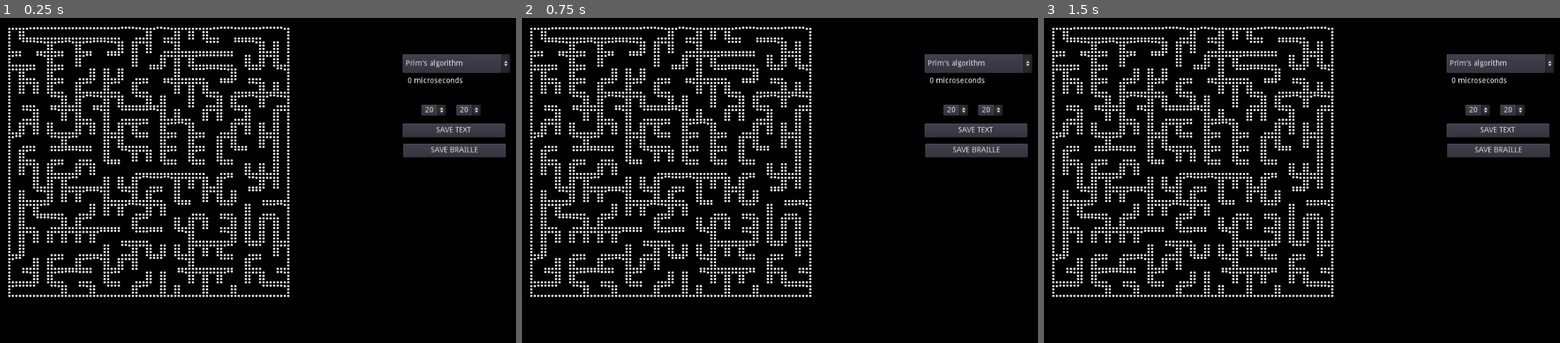
Above: before the commit, frames 1-3 (left to right).
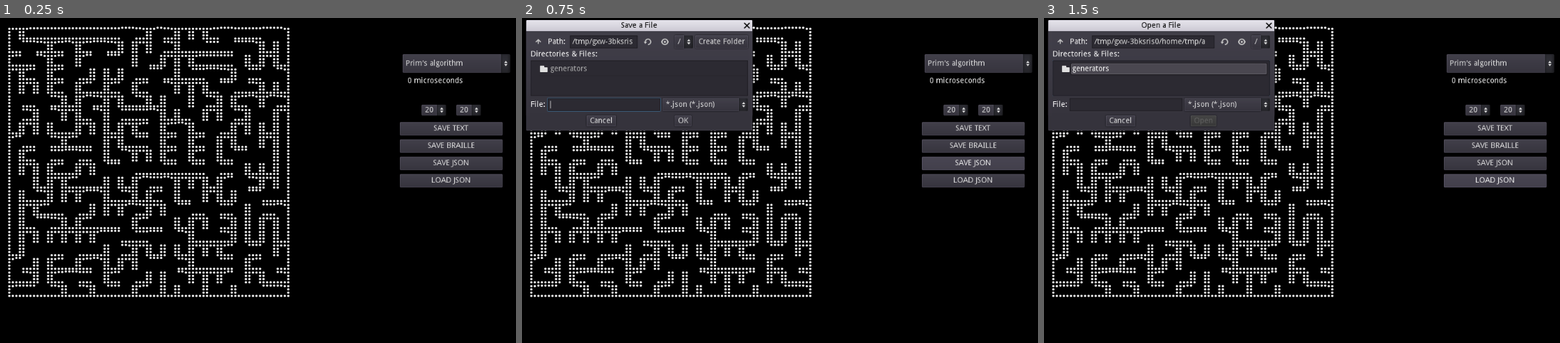
Above: after the commit, the same moments.

Repository: notnullgames/godot-maze
Game: Godot game, scene res://Demo.tscn
Same seed, same stepped clock (60 frames per second), same inputs: the game is played once before the commit and once after it.
Inputs (mouse positions are in pixels of both pictures, inside the frame that each line leads up to):
- Up to frame 1 (0.25 s): no input
- Up to frame 2 (0.75 s): click (970, 164) at 0.5 s, where only the run after the commit has a clickable "SAVE JSON"
- Up to frame 3 (1.5 s): click (1492, 180) at 1.25 s, where only the run after the commit has a clickable "LOAD JSON"

The runs differ from the first frame. In frame 1, 2.7% of the frame differs, in the area x 77-99%, y 32-53%; in frame 2, 17%; in frame 3, 17%, in the area x 0-99%, y 0-53%.

Commit message:
JSON save/load

Diff:
--- a/Demo.tscn
+++ b/Demo.tscn
@@ -59,6 +59,14 @@
 	$OptionButtonAlgo.select(algo_keys.find(selected_algo))
 	generate(selected_algo)
 
+func _on_OptionButtonWidth_item_selected(index):
+	width = index + size_start
+	generate(selected_algo)
+
+func _on_OptionButtonHeight_item_selected(index):
+	height = index + size_start
+	generate(selected_algo)
+
 func _on_OptionButtonAlgo_item_selected(index):
 	selected_algo = algo_keys[index]
 	generate(selected_algo)
@@ -77,19 +85,32 @@
 	file.close()
 	print(path, \" saved.\")
 
-func _on_OptionButtonWidth_item_selected(index):
-	width = index + size_start
-	generate(selected_algo)
-
-func _on_OptionButtonHeight_item_selected(index):
-	height = index + size_start
-	generate(selected_algo)
+func _on_FileDialogJson_file_selected(path):
+	var file = File.new()
+	file.open(path, File.WRITE)
+	file.store_string(to_json({\"maze\": maze.maze}))
+	file.close()
+	print(path, \" saved.\")
+
+func _on_FileDialogLoadJson_file_selected(path):
+	var file = File.new()
+	file.open(path, File.READ)
+	var dict = JSON.parse(file.get_as_text()).result
+	file.close()
+	maze.maze = dict.maze
 
 func _on_ButtonText_pressed():
 	$FileDialogText.popup()
 
 func _on_ButtonBraille_pressed():
 	$FileDialogBraille.popup()
+
+func _on_ButtonJson_pressed():
+	$FileDialogJson.popup()
+
+func _on_ButtonLoadJson_pressed():
+	$FileDialogLoadJson.popup()
+
 "
 
 [sub_resource type="DynamicFont" id=2]
@@ -141,10 +162,10 @@
 current_path = "/Users/konsumer/Documents/Godot/godot-maze/"
 
 [node name="ButtonBraille" type="Button" parent="."]
-margin_left = 741.565
-margin_top = 232.085
-margin_right = 930.565
-margin_bottom = 257.085
+margin_left = 736.0
+margin_top = 224.0
+margin_right = 925.0
+margin_bottom = 249.0
 text = "SAVE BRAILLE"
 __meta__ = {
 "_edit_use_anchors_": false
@@ -160,11 +181,51 @@
 current_path = "/Users/konsumer/Documents/Godot/godot-maze/"
 
 [node name="ButtonText" type="Button" parent="."]
-margin_left = 740.847
-margin_top = 195.492
-margin_right = 929.847
-margin_bottom = 220.492
+margin_left = 736.0
+margin_top = 192.0
+margin_right = 925.0
+margin_bottom = 217.0
 text = "SAVE TEXT"
+__meta__ = {
+"_edit_use_anchors_": false
+}
+
+[node name="FileDialogJson" type="FileDialog" parent="."]
+margin_right = 416.0
+margin_bottom = 184.0
+rect_min_size = Vector2( 400, 140 )
+access = 2
+filters = PoolStringArray( "*.json" )
+current_dir = "/Users/konsumer/Documents/Godot/godot-maze"
+current_path = "/Users/konsumer/Documents/Godot/godot-maze/"
+
+[node name="ButtonJson" type="Button" parent="."]
+margin_left = 736.0
+margin_top = 256.0
+margin_right = 925.0
+margin_bottom = 281.0
+text = "SAVE JSON"
+__meta__ = {
+"_edit_use_anchors_": false
+}
+
+[node name="FileDialogLoadJson" type="FileDialog" parent="."]
+margin_right = 416.0
+margin_bottom = 184.0
+rect_min_size = Vector2( 400, 140 )
+window_title = "Open a File"
+mode = 0
+access = 2
+filters = PoolStringArray( "*.json" )
+current_dir = "/Users/konsumer/Documents/Godot/godot-maze"
+current_path = "/Users/konsumer/Documents/Godot/godot-maze/"
+
+[node name="ButtonLoadJson" type="Button" parent="."]
+margin_left = 736.0
+margin_top = 288.0
+margin_right = 925.0
+margin_bottom = 313.0
+text = "LOAD JSON"
 __meta__ = {
 "_edit_use_anchors_": false
 }
@@ -191,5 +252,9 @@
 [connection signal="pressed" from="ButtonBraille" to="." method="_on_ButtonBraille_pressed"]
 [connection signal="file_selected" from="FileDialogText" to="." method="_on_FileDialogText_file_selected"]
 [connection signal="pressed" from="ButtonText" to="." method="_on_ButtonText_pressed"]
+[connection signal="file_selected" from="FileDialogJson" to="." method="_on_FileDialogJson_file_selected"]
+[connection signal="pressed" from="ButtonJson" to="." method="_on_ButtonJson_pressed"]
+[connection signal="file_selected" from="FileDialogLoadJson" to="." method="_on_FileDialogLoadJson_file_selected"]
+[connection signal="pressed" from="ButtonLoadJson" to="." method="_on_ButtonLoadJson_pressed"]
 [connection signal="item_selected" from="OptionButtonWidth" to="." method="_on_OptionButtonWidth_item_selected"]
 [connection signal="item_selected" from="OptionButtonHeight" to="." method="_on_OptionButtonHeight_item_selected"]
